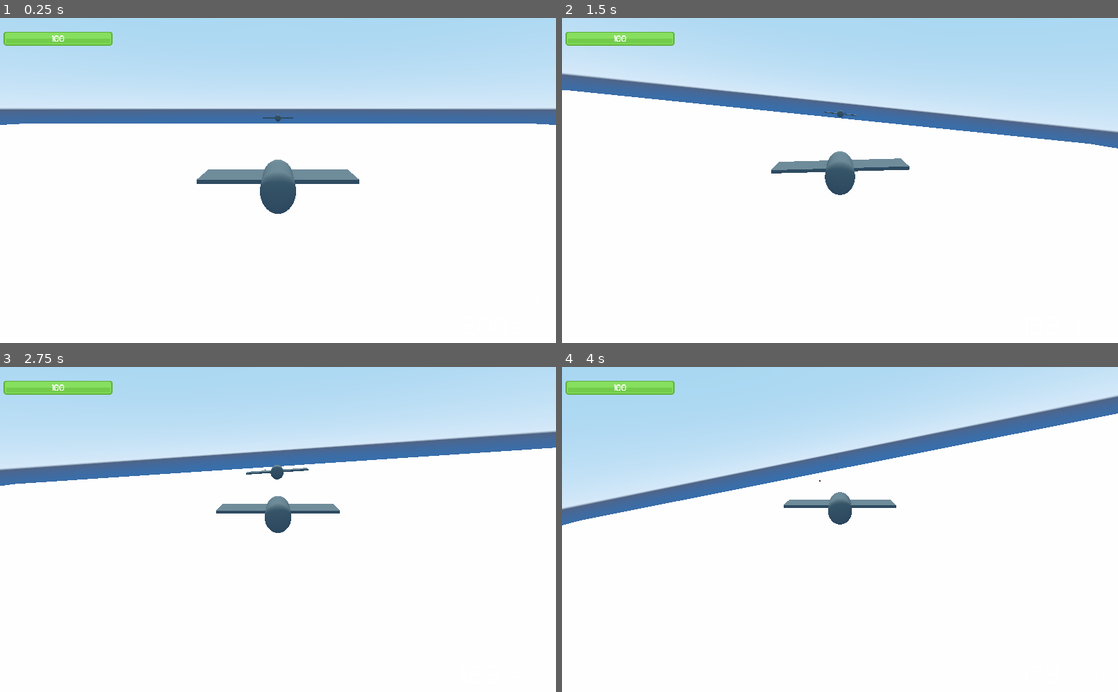
Above: before the commit, frames 1-4 (two rows, left to right).
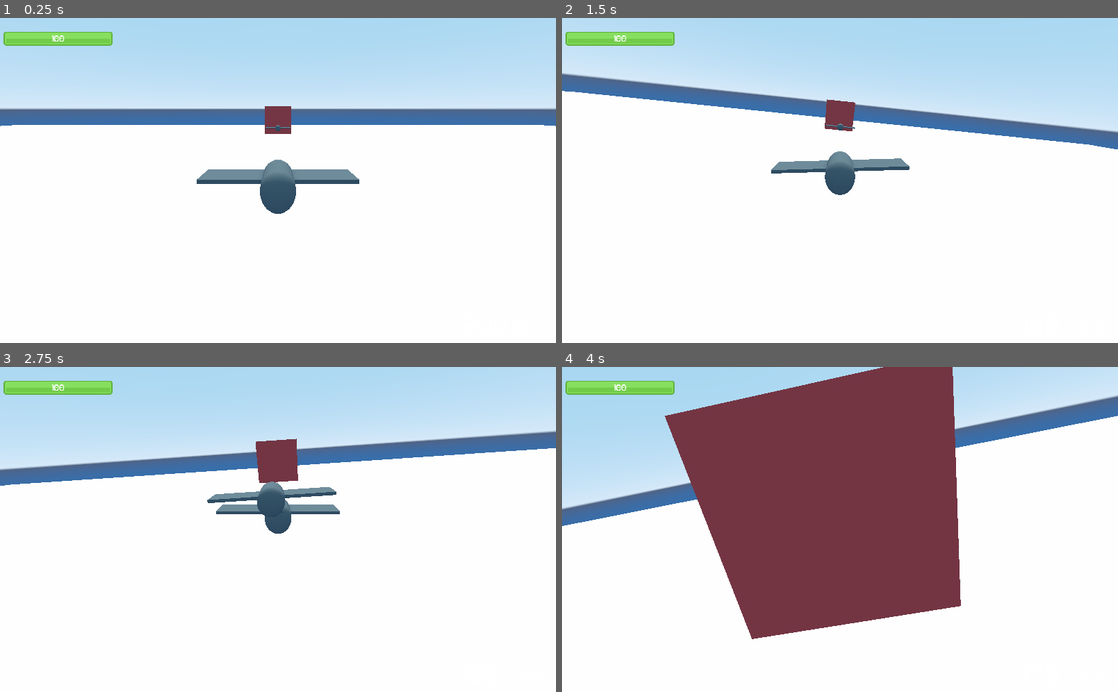
Above: after the commit, the same moments.

Repository: thenathanmcc/BattleOfThePacific
Game: Godot game, scene res://PacificScene.tscn
Same seed, same stepped clock (60 frames per second), same inputs: the game is played once before the commit and once after it. The project has no main scene, so this scene is started directly.
Inputs (mouse positions are in pixels of both pictures, inside the frame that each line leads up to):
- Up to frame 1 (0.25 s): no input
- Up to frame 2 (1.5 s): move the mouse to (867, 180) at 0.52 s; press the mouse at (867, 180) at 0.53 s; hold W (throttle_up) from 0.53 s (still down); move the mouse to (812, 180) at 1.27 s; release the mouse at (812, 180) at 1.28 s; right-click (812, 180) at 1.35 s
- Up to frame 3 (2.75 s): keep holding W (throttle_up); move the mouse to (289, 523) at 2.02 s; press the mouse at (289, 523) at 2.03 s
- Up to frame 4 (4 s): keep holding W (throttle_up); move the mouse to (834, 536) at 2.77 s; release the mouse at (834, 536) at 2.78 s; right-click (834, 536) at 2.85 s; move the mouse to (878, 532) at 3.52 s; press the mouse at (878, 532) at 3.53 s

The runs differ from the first frame. In frame 1, 0.8% of the frame differs, in the area x 0-100%, y 27-60%; in frame 2, 0.7%; in frame 3, 2.0%; in frame 4, 34%, in the area x 0-100%, y 0-84%.

Commit message:
Added Health and Ammo supplies

Diff:
--- /dev/null
+++ b/AmmoSupply.gd
@@ -0,0 +1,19 @@
+extends Area
+
+var ammo_amount : int = 200
+
+
+# Called when the node enters the scene tree for the first time.
+func _ready():
+	pass # Replace with function body.
+
+
+# Called every frame. 'delta' is the elapsed time since the previous frame.
+#func _process(delta):
+#	pass
+
+
+func _on_AmmoSupply_body_entered(body):
+	if body.has_method("get_player_parent"):
+		var parent : Node = body.get_player_parent()
+		parent.increase_ammo_count(ammo_amount)
--- /dev/null
+++ b/AmmoSupply.tscn
@@ -0,0 +1,25 @@
+[gd_scene load_steps=5 format=2]
+
+[ext_resource path="res://AmmoSupply.gd" type="Script" id=1]
+
+[sub_resource type="CapsuleMesh" id=1]
+
+[sub_resource type="SpatialMaterial" id=3]
+vertex_color_use_as_albedo = true
+albedo_color = Color( 0.188235, 0.407843, 0.117647, 1 )
+
+[sub_resource type="CapsuleShape" id=2]
+
+[node name="AmmoSupply" type="Area"]
+script = ExtResource( 1 )
+
+[node name="MeshInstance" type="MeshInstance" parent="."]
+transform = Transform( 5, 0, 0, 0, -2.18557e-07, -10, 0, 5, -4.37114e-07, 0, 0, 0 )
+mesh = SubResource( 1 )
+material/0 = SubResource( 3 )
+
+[node name="CollisionShape" type="CollisionShape" parent="."]
+transform = Transform( 5, 0, 0, 0, -2.18557e-07, -10, 0, 5, -4.37114e-07, 0, 0, 0 )
+shape = SubResource( 2 )
+
+[connection signal="body_entered" from="." to="." method="_on_AmmoSupply_body_entered"]
--- /dev/null
+++ b/HealthSupply.gd
@@ -0,0 +1,15 @@
+extends Area
+
+
+# Called when the node enters the scene tree for the first time.
+func _ready():
+	pass # Replace with function body.
+
+
+# Called every frame. 'delta' is the elapsed time since the previous frame.
+#func _process(delta):
+#	pass
+
+
+func _on_HealthSupply_body_entered(body):
+	print(body, "has hit me...")
--- /dev/null
+++ b/HealthSupply.tscn
@@ -0,0 +1,25 @@
+[gd_scene load_steps=5 format=2]
+
+[ext_resource path="res://HealthSupply.gd" type="Script" id=1]
+
+[sub_resource type="CubeMesh" id=1]
+
+[sub_resource type="SpatialMaterial" id=2]
+vertex_color_use_as_albedo = true
+albedo_color = Color( 0.909804, 0.301961, 0.301961, 1 )
+
+[sub_resource type="BoxShape" id=3]
+
+[node name="HealthSupply" type="Area"]
+script = ExtResource( 1 )
+
+[node name="MeshInstance" type="MeshInstance" parent="."]
+transform = Transform( 10, 0, 0, 0, 10, 0, 0, 0, 10, 0, 0, 0 )
+mesh = SubResource( 1 )
+material/0 = SubResource( 2 )
+
+[node name="CollisionShape" type="CollisionShape" parent="."]
+transform = Transform( 10, 0, 0, 0, 10, 0, 0, 0, 10, 0, 0, 0 )
+shape = SubResource( 3 )
+
+[connection signal="body_entered" from="." to="." method="_on_HealthSupply_body_entered"]
--- /dev/null
+++ b/MainMenu.tscn
@@ -0,0 +1,6 @@
+[gd_scene format=2]
+
+[node name="MainMenu" type="Control"]
+__meta__ = {
+"_edit_use_anchors_": false
+}
--- a/PacificScene.tscn
+++ b/PacificScene.tscn
@@ -1,8 +1,10 @@
-[gd_scene load_steps=14 format=2]
+[gd_scene load_steps=16 format=2]
 
 [ext_resource path="res://Player.tscn" type="PackedScene" id=1]
 [ext_resource path="res://NPCPlayer.tscn" type="PackedScene" id=2]
 [ext_resource path="res://PacificScene.gd" type="Script" id=3]
+[ext_resource path="res://AmmoSupply.tscn" type="PackedScene" id=4]
+[ext_resource path="res://HealthSupply.tscn" type="PackedScene" id=5]
 
 [sub_resource type="CubeMesh" id=1]
 
@@ -158,3 +160,13 @@
 
 [node name="WorldEnvironment" type="WorldEnvironment" parent="."]
 environment = SubResource( 11 )
+
+[node name="AmmoSupplyContainer" type="Spatial" parent="."]
+
+[node name="AmmoSupply" parent="AmmoSupplyContainer" instance=ExtResource( 4 )]
+transform = Transform( 1, 0, 0, 0, 1, 0, 0, 0, 1, -91.0429, 55.8395, -122.818 )
+
+[node name="HealthSupplyContainer" type="Spatial" parent="."]
+
+[node name="HealthSupply" parent="HealthSupplyContainer" instance=ExtResource( 5 )]
+transform = Transform( 1, 0, 0, 0, 1, 0, 0, 0, 1, 0, 51.5418, -256.968 )
--- a/PlaneController.gd
+++ b/PlaneController.gd
@@ -6,6 +6,7 @@
 onready var projectile_spawn_point_2 : Position3D = $ProjectileSpawnPoint2
 onready var plane_body : MeshInstance = $PlaneBody
 onready var plane_wings : MeshInstance = $PlaneWings
+onready var parent_player : Node = get_node("..")
 
 var min_flight_speed : float = 0
 var max_flight_speed : float = 50.0
@@ -25,6 +26,9 @@
 	# Set initial Velocity
 	forward_speed = min_flight_speed
 	target_speed = min_flight_speed
+
+func get_player_parent() -> Node:
+	return parent_player
 
 func get_forward_camera_target() -> Node:
 	return forward_camera_target
--- a/Player.gd
+++ b/Player.gd
@@ -20,8 +20,8 @@
 var health_points : int = 100
 
 # Projectile variables
-const MAX_TOTAL_AMMO_COUNT : int = 800
 const MAX_AMMO_COUNT : int = 200
+const MAX_RESERVE_AMMO_COUNT : int = 600
 var ammo_count : int = 200
 var reserve_ammo_count : int = 200
 var projectile_spawn_count : int = 0
@@ -72,15 +72,49 @@
 func get_reserve_ammo_count() -> int:
 	return reserve_ammo_count
 
+func get_total_ammo_count() -> int:
+	return ammo_count + reserve_ammo_count
+
+func increase_ammo_count(amount : int) -> void:
+	var reserve_ammo : int = get_reserve_ammo_count()
+	if reserve_ammo == MAX_RESERVE_AMMO_COUNT:
+		return
+	elif reserve_ammo + amount >= MAX_RESERVE_AMMO_COUNT:
+		reserve_ammo_count = MAX_RESERVE_AMMO_COUNT
+	else:
+		reserve_ammo_count += amount
+
+	ui_update_ammo_reserve_label()
+
+	#check if we need to reload
+	if get_ammo_count() == 0:
+		_reload()
+
 func get_health_points() -> int:
 	return health_points
 
-func _input(event):
+func increase_health_points (amount : int) -> void:
+	if get_health_points() + amount > MAX_HEALTH_POINTS:
+		health_points = MAX_HEALTH_POINTS
+	else:
+		health_points += amount
+
+	ui_update_health_bar()
+
+func deal_damage(amount : int) -> void:
+	health_points -= amount
+	if health_points < 0:
+		health_points = 0
+		# Trigger death scenario
+
+	ui_update_health_bar()
+
+func _input(event : InputEvent):
 	if event is InputEventMouseMotion:
 		pitch_input = (event.relative.y * 0.05)
 		roll_input = (-event.relative.x * 0.05)
 
-func _process(delta):
+func _process(delta : float):
 	if Input.is_action_pressed("shoot"):
 		_shoot_projectile()
 
@@ -111,6 +145,8 @@
 	roll_input = 0
 
 func _reload() -> void:
+	if reserve_ammo_count == 0:
+		return
 	print("Reloading")
 	reloading = true
 	reload_timer.start()
@@ -120,6 +156,9 @@
 
 func ui_update_ammo_reserve_label() -> void:
 	ingame_ui.update_reserve_ammo_count_label(str(reserve_ammo_count))
+
+func ui_update_health_bar() -> void:
+	print("Updating health bar UI")
 
 func _shoot_projectile() -> void:
 	if reloading:
@@ -145,7 +184,7 @@
 		p.global_transform.basis = projectile_spawn_point1.global_transform.basis
 	else:
 		p.global_transform.origin = projectile_spawn_point2.global_transform.origin
-		p.global_transform.basis = projectile_spawn_point1.global_transform.basis
+		p.global_transform.basis = projectile_spawn_point2.global_transform.basis
 	p.velocity = -plane.global_transform.basis.z * p.initial_velocity
 
 	ammo_count -= 1
@@ -159,9 +198,7 @@
 #############
 
 func _on_reload_timeout():
-	if reserve_ammo_count == 0:
-		return
-	elif reserve_ammo_count >= 200:
+	if reserve_ammo_count >= 200:
 		ammo_count = 200
 		reserve_ammo_count -= 200
 	else:
--- a/Player.tscn
+++ b/Player.tscn
@@ -11,6 +11,7 @@
 Projectile = ExtResource( 4 )
 
 [node name="Plane" parent="." instance=ExtResource( 1 )]
+transform = Transform( 2, 0, 0, 0, 2, 0, 0, 0, 2, 0, 0, 0 )
 
 [node name="ForwardFacingCamera" type="Camera" parent="."]
 far = 5000.0
--- a/Projectile.gd
+++ b/Projectile.gd
@@ -5,7 +5,7 @@
 onready var forward_ray : RayCast = $RayCast
 
 export var initial_velocity = 450
-export var g = Vector3.DOWN * 9.8
+export var g = Vector3.DOWN * 5
 
 var velocity : Vector3 = Vector3.ZERO
 
@@ -19,8 +19,7 @@
 	life_timer.start()
 
 func _configure_raycast() -> void:
-	#forward_ray.enabled = true
-	pass
+	forward_ray.enabled = true
 
 func _setup_life_timer() -> void:
 	life_timer = Timer.new()
Not shown, changed: .mono/metadata/ide_messaging_meta.txt
